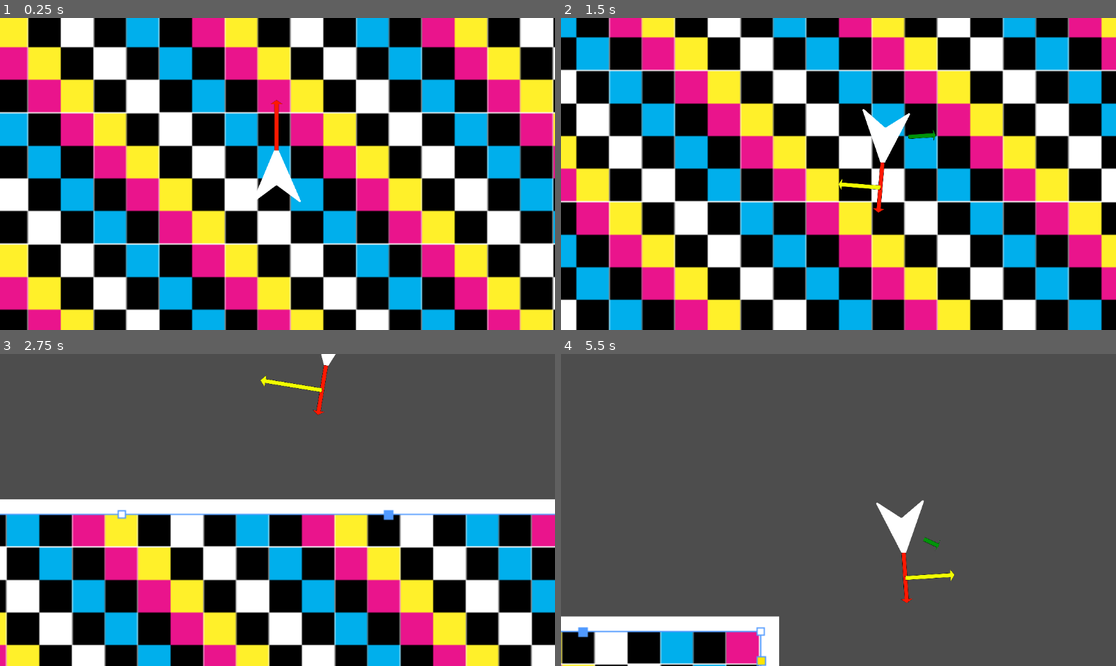
Above: before the commit, frames 1-4 (two rows, left to right).
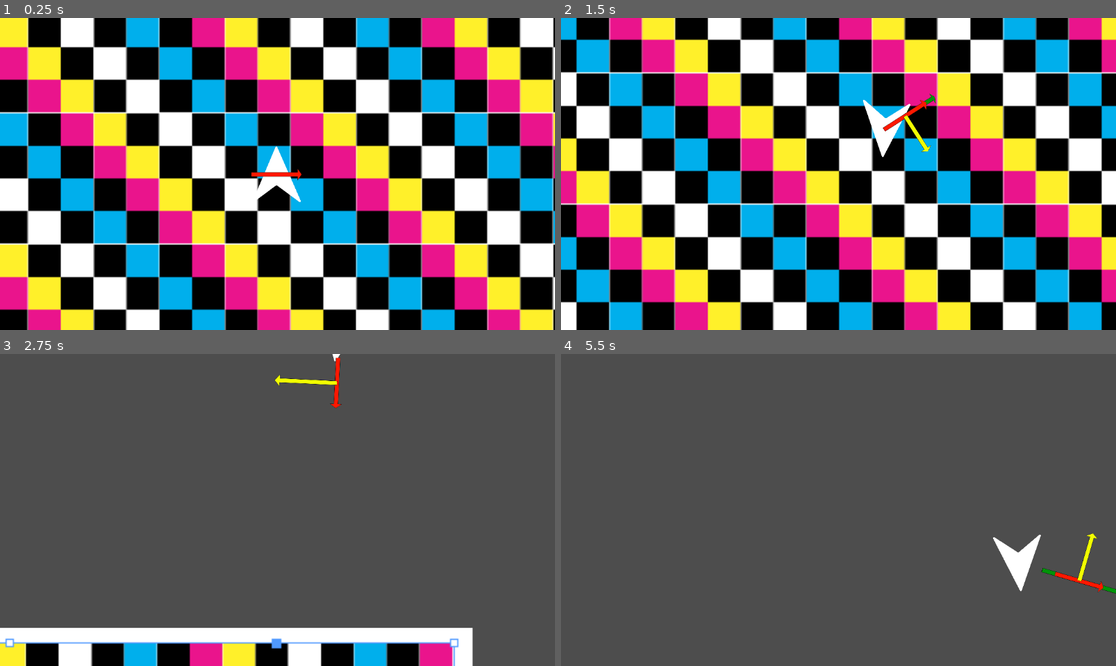
Above: after the commit, the same moments.

Repository: ParadoxArcher/Angle_Advantage
Game: Godot game, scene res://Scenes/GameScene.tscn
Same seed, same stepped clock (60 frames per second), same inputs: the game is played once before the commit and once after it.
Inputs:
- Up to frame 1 (0.25 s): no input
- Up to frame 2 (1.5 s): tap Enter at 0.5 s; hold D (RotateRight) 0.53-1.28 s; hold W (Boost) 0.53-1.28 s; hold S (Back) from 1.28 s (still down); tap W (Boost) at 1.35 s
- Up to frame 3 (2.75 s): release S (Back) at 2.03 s; hold D (RotateRight) from 2.03 s (still down); hold W (Boost) from 2.03 s (still down); tap Space (Dodge) at 2.1 s
- Up to frame 4 (5.5 s): release W (Boost) at 2.78 s; tap W (Boost) at 2.85, 4.55 s; release D (RotateRight) at 3.53 s; hold W (Boost) 3.53-4.28 s; hold A (RotateLeft) 3.53-5.03 s; tap Space (Dodge) at 4.35 s; hold S (Back) from 5.03 s (still down); hold W (Boost) from 5.03 s (still down)

The runs differ from the first frame. In frame 1, 0.3% of the frame differs, in the area x 45-55%, y 26-53%; in frame 2, 13%; in frame 3, 50%, in the area x 0-100%, y 0-100%; in frame 4, 8.1%.

Commit message:
vault backup: 2025-01-14 10:29:36

Diff:
--- a/zProject Files/Godot/Scripts/PlayerScript.gd
+++ b/zProject Files/Godot/Scripts/PlayerScript.gd
@@ -12,7 +12,7 @@
 @export var MaxSpeed = [1000, 1000] # {0: Fluctuating, 1: BaseMaxSpeed} ## Beware DodgeMaxSpeed
 @export var SpeedAccel = .025
 @export var SpeedDecel = [.01, .01] # {0: Fluctuating,  1: Decel} ## Beware BrakeDecelMult
-@export var BoostDecay = [0, .3, .005] # {0: Fluctuating,  1:BoostRelease, 2: DecayRate}
+@export var BoostDecay = [0, .4, .01] # {0: Fluctuating,  1:BoostRelease, 2: DecayRate}
 var BoostDir = Vector2(0, 0)
 var AccelRate = 0
 
@@ -51,21 +51,25 @@
 	else:
 		SpeedDecel[0] = SpeedDecel[1] * BrakeDecelMult[0]
 
-	if MoveInput.y > 0  or BoostDecay[0] > 0:
+	if MoveInput.y > 0:
 		BoostDir = Vector2(cos(rotation), sin(rotation))
 		var CounterAccel = -BoostDir.dot(velocity / MaxSpeed[1]) * CounterScaler[0]
-		AccelRate = SpeedAccel + (clampf(SpeedDecel[0], 0, SpeedAccel) * CounterAccel )
+		AccelRate = SpeedAccel + (SpeedDecel[0] * CounterAccel )
+		BoostDecay[0] = BoostDecay[1]
 
-		if SpeedDecel[0] >= SpeedAccel: # Debugging for AccelRate bandaid fix
-			push_warning("AccelRate is Clamped: " + str(AccelRate))
+		#if SpeedDecel[0] >= SpeedAccel: # Debugging for AccelRate bandaid fix
+		#	push_warning("AccelRate is Clamped: " + str(AccelRate))
 
-		if MoveInput.y == 0: # Boost Decay
-			BoostDir *= (BoostDecay[1] * BoostDecay[0])
-			BoostDecay[0] -= clampf(BoostDecay[2], 0, BoostDecay[0])
-		else:
-			BoostDecay[0] = 1
+		#if MoveInput.y == 0: # Boost Decay
+		#	BoostDir *= (BoostDecay[1] * BoostDecay[0])
+		#	BoostDecay[0] -= clampf(BoostDecay[2], 0, BoostDecay[0])
+		#else:
+		#	BoostDecay[0] = 1
 	else:
-		BoostDir = Vector2(0, 0)
+		BoostDir = lerp(velocity / MaxSpeed[1], BoostDir, BoostDecay[0] )
+		if BoostDecay[0] >= 0:
+			BoostDecay[0] -= BoostDecay[2]
+		print(BoostDecay)
 		AccelRate = SpeedDecel[0]
 	print(AccelRate)
 	#endregion
@@ -125,8 +129,8 @@
 		vel_display.rotation = velocity.angle()
 
 		neutral_display.scale.x = MarkerSize["NeutralLength"]
-		neutral_display.position = position + ((150 * neutral_display.scale.x ) + MarkerSize["CenterGap"] ) * Vector2(cos(rotation), sin(rotation))
-		neutral_display.rotation = rotation
+		neutral_display.position = position + ((150 * neutral_display.scale.x ) + MarkerSize["CenterGap"] ) * BoostDir
+		neutral_display.rotation = BoostDir.angle()
 
 		rota_speed_display.scale.x = RotaSpeed * MarkerSize["RotaSpeedLength"] / MaxRota[1]
 		rota_speed_display.position = neutral_display.position + ((150 * rota_speed_display.scale.x ) * Vector2(cos(neutral_display.rotation + PI/2), sin(neutral_display.rotation + PI/2)) )
Not shown, changed: .obsidian/workspace.json
